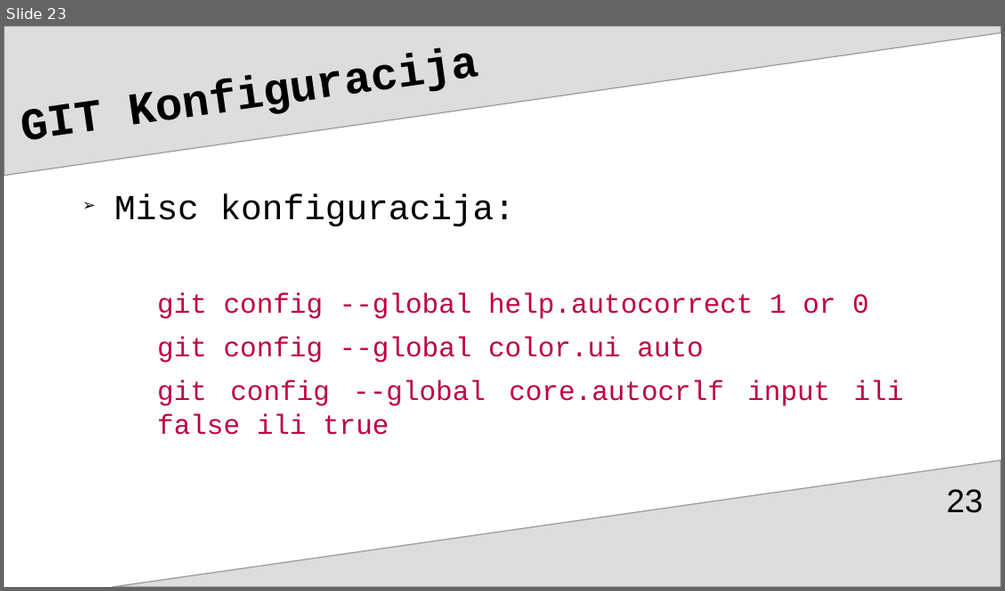
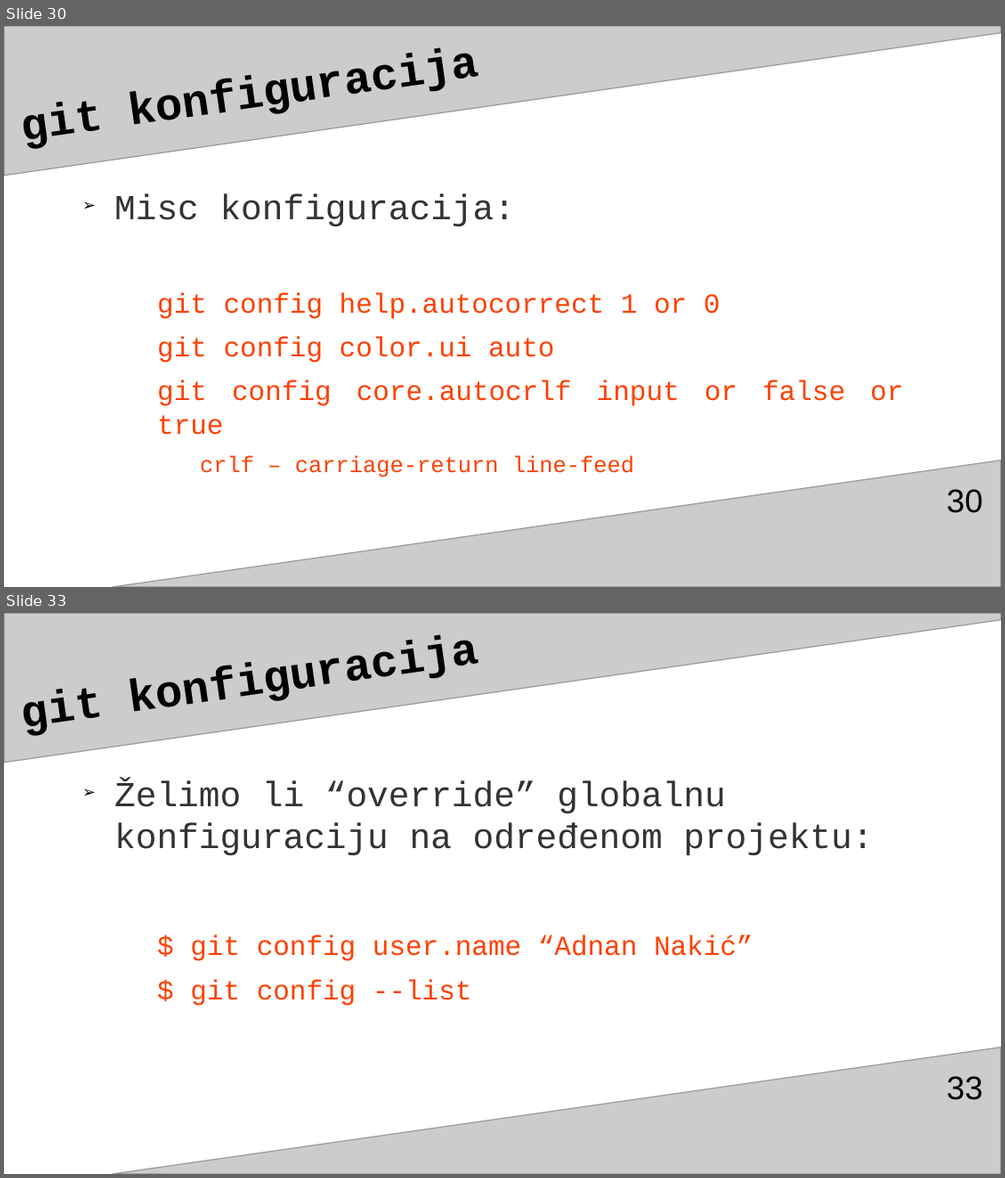
Before and after one commit to adnannukic/prezentacija-za-TSI, a slide deck: gitGitHubAdnanNukićPrez3.odp. Shown one above the other, each under a label of ours: slide 23 before the commit, slides 30 and 33 after it; the slides between them are not shown. The pictures are 1005x591 and 1005x1178 pixels, drawn with LibreOffice and Linux fonts; fonts in the diff are those of the drawing. Boxes give left, top, right and bottom in pixels: in the first picture for what was removed or moved away, otherwise in the second. Text is boxed around its words. In the diff, an @@ line names an element or a change of style, - is before the commit and + after.

```diff
--- a/gitGitHubAdnanNukićPrez3.odp
+++ b/gitGitHubAdnanNukićPrez3.odp
@@ slide 33 added at [4,613,1001,1174], background #FFFFFF; not listed: 2 template elements that a slide beside it also shows @@
@@ title added at [15,613,909,755], 36 pt, text #000000, bold @@
+git konfiguracija
@@ text added at [114,780,873,1005], 28 pt, text #333333 @@
+➢ Želimo li “override” globalnu konfiguraciju na određenom projektu:
+  $ git config user.name “Adnan Nakić”
+  $ git config --list
@@ page number added at [947,1076,983,1100], 26 pt, text #000000 @@
+33
@@ what was slide 23 is now slide 30 @@
@@ slide 30 changed as well @@
@@ freeform shape at [4,26,1001,176]: fill #DDDDDD to #CCCCCC @@
@@ title at [15,26,909,168]: text changed @@
-GIT Konfiguracija
+git konfiguracija
@@ text at [114,193,515,226]: text colour #000000 to #333333 in "Misc konfiguracija:" @@
@@ text at [157,292,903,477]: text changed; text colour #BF0041 to #FF4000 @@
-  git config --global help.autocorrect 1 or 0
-  git config --global color.ui auto
-  git config --global core.autocrlf input ili false ili true
+  git config help.autocorrect 1 or 0
+  git config color.ui auto
+  git config core.autocrlf input or false or true
+    crlf – carriage-return line-feed
@@ freeform shape at [113,460,1001,587]: fill #DDDDDD to #CCCCCC @@
@@ page number at [947,489,983,513]: text changed @@
-23
+30
```
Also in this commit, not shown: 110 other slides changed, 8 other slides added, 1 slide removed.
